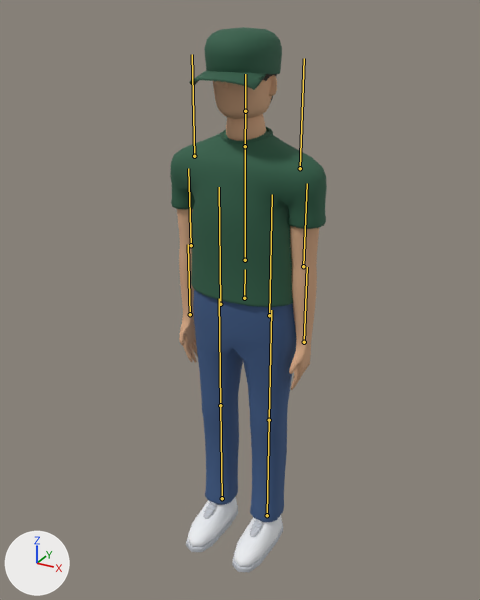
The glTF model public/assets/models/cafe-staff-lite.glb, before and after one commit.
Both versions are drawn from a 50 mm camera at (0.926, -1.716, 1.769) aimed at (0.017, -0.064, 0.943). Lighting does not change. The marker at lower left points along +X, +Y and +Z. The picture after the commit comes second. The bones that bend it are drawn over the model as lines.

In view in the first picture: 'MannequinBody', 'StaffCap'.
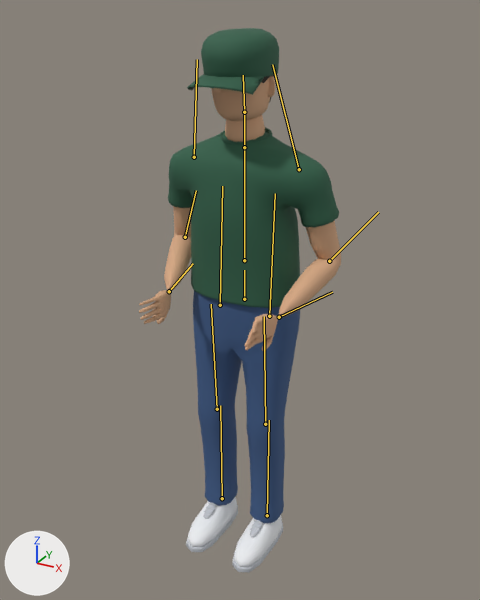
The newer file adds an action. The first version stands in its rest pose; the second is drawn at frame 33 of the action 'PutDown'.

What changed in the scene script:
```text
Change bone_head:
    where bone_head = bpy.data.objects['CafeMannequin'].pose.bones['Head']  # child of 'Neck'
    bone_head.rotation_quaternion: (1.0, 0.0, 0.0, 0.0) -> (1.0, 0.031, 0.0, 0.0)  # degrees (0, 0, 0) -> degrees (4, 0, 0)
Change bone_leftarm:
    where bone_leftarm = bpy.data.objects['CafeMannequin'].pose.bones['LeftArm']  # child of 'Spine'
    bone_leftarm.rotation_quaternion: (1.0, 0.0, 0.0, 0.0) -> (0.994, 0.072, -0.006, -0.085)  # degrees (0, 0, 0) -> degrees (8, 0, -10)
Change bone_leftforearm:
    where bone_leftforearm = bpy.data.objects['CafeMannequin'].pose.bones['LeftForeArm']  # child of 'LeftArm'
    bone_leftforearm.rotation_quaternion: (1.0, 0.0, 0.0, 0.0) -> (0.771, -0.586, 0.028, 0.248)  # degrees (0, 0, 0) -> degrees (-71, 20, 22)
Change bone_lefthand:
    where bone_lefthand = bpy.data.objects['CafeMannequin'].pose.bones['LeftHand']  # child of 'LeftForeArm'
    bone_lefthand.rotation_quaternion: (1.0, 0.0, 0.0, 0.0) -> (0.117, -0.037, -0.971, 0.204)  # degrees (0, 0, 0) -> degrees (25, -168, -7)
Change bone_rightarm:
    where bone_rightarm = bpy.data.objects['CafeMannequin'].pose.bones['RightArm']  # child of 'Spine'
    bone_rightarm.rotation_quaternion: (1.0, 0.0, 0.0, 0.0) -> (0.99, 0.075, 0.006, 0.117)  # degrees (0, 0, 0) -> degrees (9, 0, 13)
Change bone_rightforearm:
    where bone_rightforearm = bpy.data.objects['CafeMannequin'].pose.bones['RightForeArm']  # child of 'RightArm'
    bone_rightforearm.rotation_quaternion: (1.0, 0.0, 0.0, 0.0) -> (0.774, -0.594, -0.029, -0.215)  # degrees (0, 0, 0) -> degrees (-72, -17, -18)
Change bone_righthand:
    where bone_righthand = bpy.data.objects['CafeMannequin'].pose.bones['RightHand']  # child of 'RightForeArm'
    bone_righthand.rotation_quaternion: (1.0, 0.0, 0.0, 0.0) -> (-0.06, 0.01, -0.974, 0.215)  # degrees (0, 0, 0) -> degrees (25, 173, 3)
Change bone_leftleg:
    where bone_leftleg = bpy.data.objects['CafeMannequin'].pose.bones['LeftLeg']  # child of 'Hips'
    bone_leftleg.rotation_quaternion: (1.0, 0.0, 0.0, 0.0) -> (0.999, -0.029, 0.0, 0.0)  # degrees (0, 0, 0) -> degrees (-3, 0, 0)
Change bone_leftlowerleg:
    where bone_leftlowerleg = bpy.data.objects['CafeMannequin'].pose.bones['LeftLowerLeg']  # child of 'LeftLeg'
    bone_leftlowerleg.rotation_quaternion: (1.0, 0.0, 0.0, 0.0) -> (0.998, 0.06, 0.0, 0.001)  # degrees (0, 0, 0) -> degrees (7, 0, 0)
Change bone_leftfoot:
    where bone_leftfoot = bpy.data.objects['CafeMannequin'].pose.bones['LeftFoot']  # child of 'LeftLowerLeg'
    bone_leftfoot.rotation_quaternion: (1.0, 0.0, 0.0, 0.0) -> (0.999, -0.03, 0.0, 0.0)  # degrees (0, 0, 0) -> degrees (-3, 0, 0)
Change bone_rightleg:
    where bone_rightleg = bpy.data.objects['CafeMannequin'].pose.bones['RightLeg']  # child of 'Hips'
    bone_rightleg.rotation_quaternion: (1.0, 0.0, 0.0, 0.0) -> (0.999, -0.029, 0.0, 0.0)  # degrees (0, 0, 0) -> degrees (-3, 0, 0)
Change bone_rightlowerleg:
    where bone_rightlowerleg = bpy.data.objects['CafeMannequin'].pose.bones['RightLowerLeg']  # child of 'RightLeg'
    bone_rightlowerleg.rotation_quaternion: (1.0, 0.0, 0.0, 0.0) -> (0.998, 0.06, 0.0, -0.001)  # degrees (0, 0, 0) -> degrees (7, 0, 0)
Change bone_rightfoot:
    where bone_rightfoot = bpy.data.objects['CafeMannequin'].pose.bones['RightFoot']  # child of 'RightLowerLeg'
    bone_rightfoot.rotation_quaternion: (1.0, 0.0, 0.0, 0.0) -> (0.999, -0.03, 0.0, 0.0)  # degrees (0, 0, 0) -> degrees (-3, 0, 0)
```

What differs and where, as boxes (x1, y1, x2, y2) in the pictures (480 x 600 px):
'MannequinBody', posed (28% wider): before (170, 74, 327, 572); after (139, 75, 341, 573)
'StaffCap', posed (6% taller): before (190, 27, 282, 90); after (187, 28, 279, 95)
bone 'Head', root to tip: before (245, 111) to (245, 74); after (244, 112) to (243, 75)
bone 'LeftArm', root to tip: before (194, 156) to (192, 54); after (194, 157) to (197, 59)
bone 'LeftForeArm', root to tip: before (191, 245) to (188, 168); after (185, 237) to (196, 190)
bone 'LeftHand', root to tip: before (190, 314) to (188, 244); after (169, 291) to (193, 263)
bone 'RightArm', root to tip: before (300, 168) to (304, 58); after (299, 169) to (272, 64)
bone 'RightForeArm', root to tip: before (303, 266) to (307, 183); after (329, 261) to (378, 212)
bone 'RightHand', root to tip: before (304, 342) to (307, 267); after (279, 317) to (332, 292)
bone 'LeftLeg', root to tip: before (220, 304) to (219, 187); after (220, 305) to (222, 186)
bone 'LeftLowerLeg', root to tip: before (220, 405) to (219, 298); after (217, 409) to (211, 304)
bone 'RightLeg', root to tip: before (269, 315) to (272, 194); after (269, 316) to (275, 193)
bone 'RightLowerLeg', root to tip: before (269, 420) to (271, 310); after (265, 424) to (264, 316)
